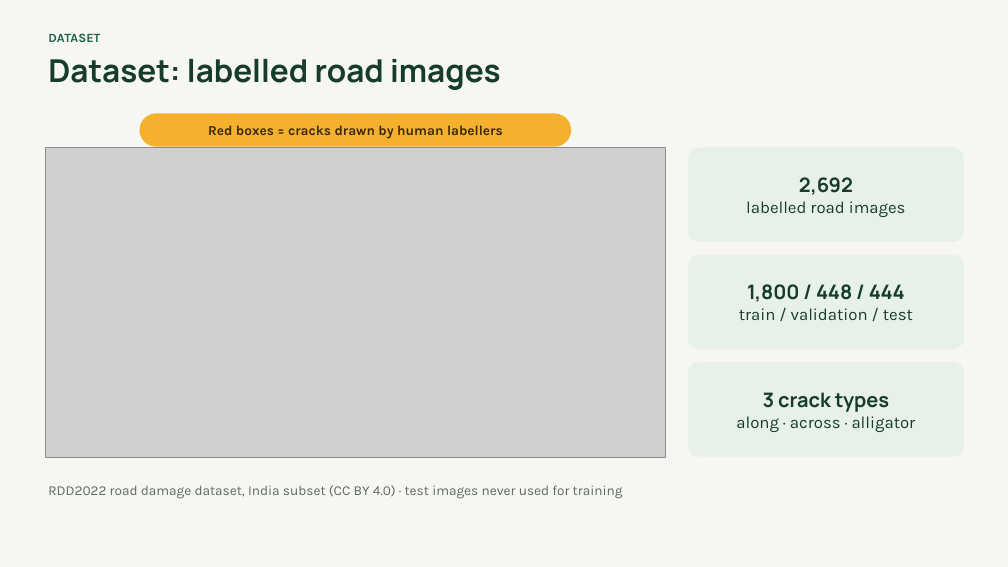
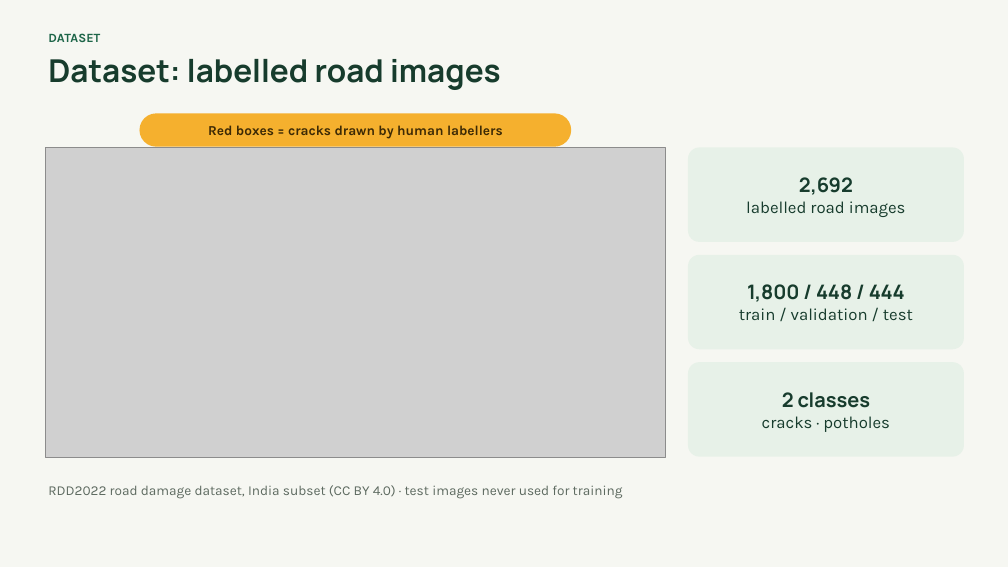
Before and after one commit to Nezraaaa/AniRoute, a slide deck: slide 6 of presentation/AniRoute_CSST106.pptx. Drawn at 1008x567 pixels with LibreOffice and Linux fonts; fonts in the diff are those of the drawing; grey boxes stand for pictures. Boxes give left, top, right and bottom in pixels: in the first picture for what was removed or moved away, otherwise in the second. Text is boxed around its words. In the diff, an @@ line names an element or a change of style, - is before the commit and + after.

```diff
--- a/presentation/AniRoute_CSST106.pptx
+++ b/presentation/AniRoute_CSST106.pptx
@@ text in rounded rectangle at (x1=762, y1=392, x2=890, y2=432): text changed @@
-3 crack types
-along · across · alligator
+2 classes
+cracks · potholes
```
Also in this commit, not shown: 7 other slides changed, 1 slide added, 20 other files.
